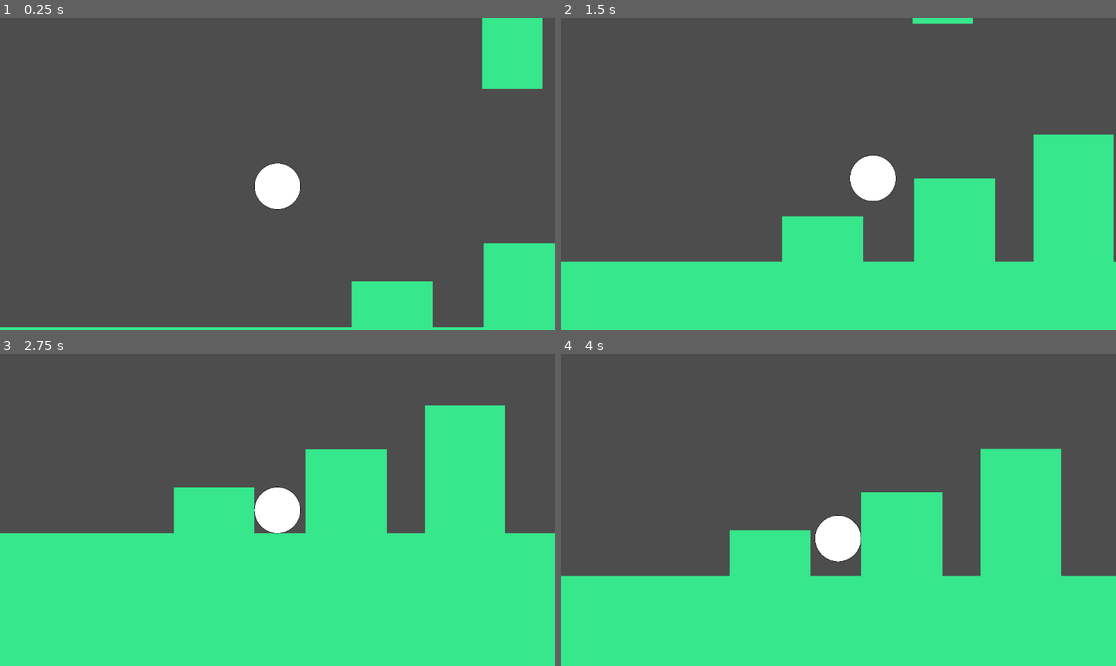
Above: before the commit, frames 1-4 (two rows, left to right).
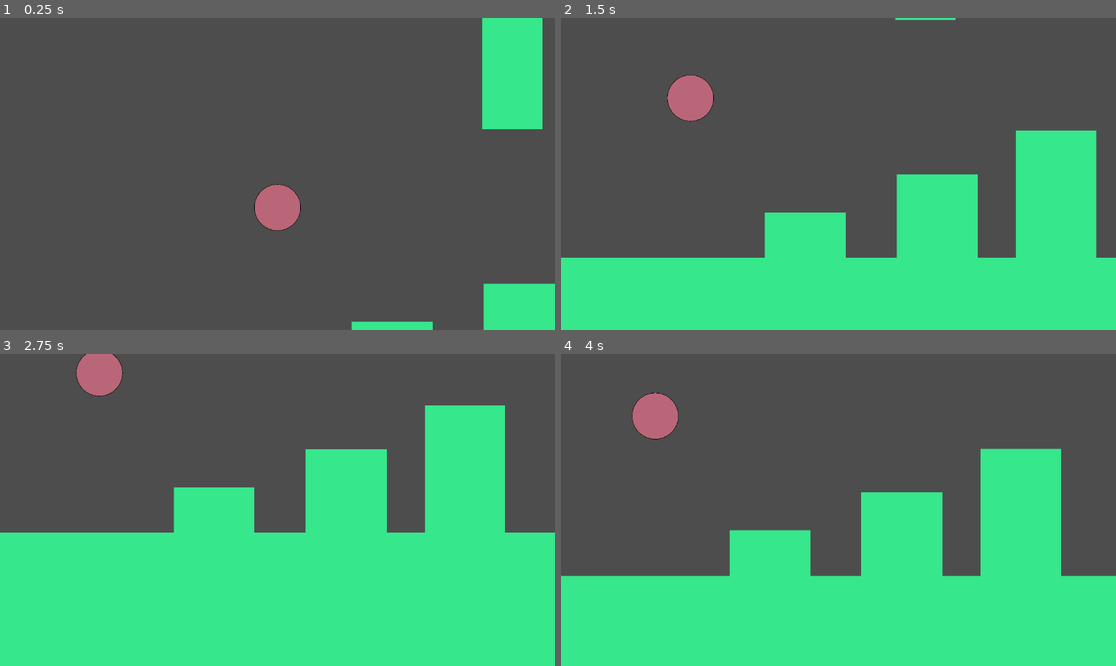
Above: after the commit, the same moments.

Repository: DaPizzaGod/tsa-game
Game: Godot game, scene res://scenes/levels/level.tscn
Same seed, same stepped clock (60 frames per second), same inputs: the game is played once before the commit and once after it.
Inputs:
- Up to frame 1 (0.25 s): no input
- Up to frame 2 (1.5 s): hold D (right) from 0.53 s (still down); tap W (jump) at 0.77 s
- Up to frame 3 (2.75 s): tap W (jump) at 1.52 s; release D (right) at 2.03 s; hold A (left) from 2.03 s (still down)
- Up to frame 4 (4 s): release A (left) at 2.78 s; hold D (right) from 2.78 s (still down); tap W (jump) at 3.02, 3.77 s

The runs differ from the first frame. In frame 1, 7.2% of the frame differs, in the area x 0-100%, y 22-100%; in frame 2, 8.5%, in the area x 0-100%, y 0-79%; in frame 3, 2.0%; in frame 4, 2.0%.

Commit message:
Added Stretch Mode

Diff:
--- a/scenes/player/player.tscn
+++ b/scenes/player/player.tscn
@@ -7,10 +7,14 @@
 [sub_resource type="CircleShape2D" id="CircleShape2D_gmlin"]
 radius = 481.00415
 
+[sub_resource type="CircleShape2D" id="CircleShape2D_lvxji"]
+radius = 47.853943
+
 [node name="Player" type="CharacterBody2D"]
 script = ExtResource("1_g2els")
 
 [node name="NormalMode" type="CharacterBody2D" parent="."]
+visible = false
 script = ExtResource("2_gmlin")
 
 [node name="Sprite" type="Sprite2D" parent="NormalMode"]
@@ -27,3 +31,16 @@
 position_smoothing_enabled = true
 
 [node name="StretchMode" type="CharacterBody2D" parent="."]
+
+[node name="Sprite2D" type="Sprite2D" parent="StretchMode"]
+modulate = Color(0.7294118, 0.4, 0.4745098, 1)
+position = Vector2(0, 12)
+scale = Vector2(0.1, 0.1)
+texture = ExtResource("2_dovo2")
+
+[node name="CollisionShape2D" type="CollisionShape2D" parent="StretchMode"]
+shape = SubResource("CircleShape2D_lvxji")
+
+[node name="Camera2D" type="Camera2D" parent="StretchMode"]
+limit_enabled = false
+position_smoothing_enabled = true
Not shown: 1 places in scenes/player/player.tscn that only renumber resources
